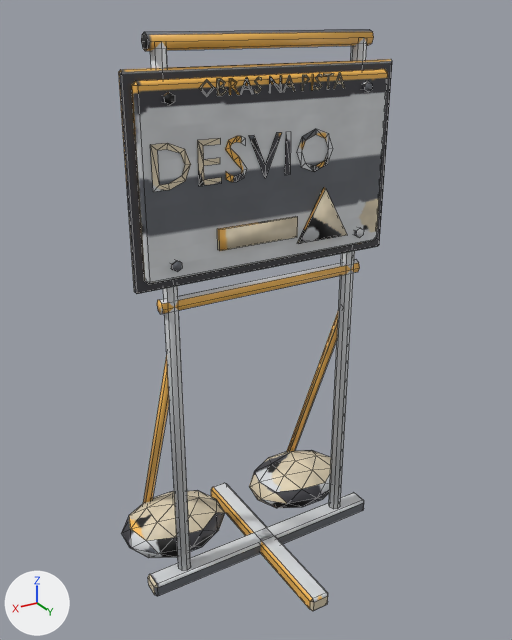
The FBX model unity/CheckoutSimulator/Assets/Resources/EventProps2/Obras_DetourSign.fbx as it was, and as the next commit left it.
Rendered twice from a 50 mm camera at (1.23, 1.99, 2.02) aimed at (0.02, -0.03, 1.01). The lights are fixed; the arrows at lower left show +X, +Y and +Z. The picture after the commit comes second. Mesh edges are drawn as thin lines. Where no turn or scale is listed for an object, it has been applied to the vertices.

The first picture shows 'Obras_DetourSign'.
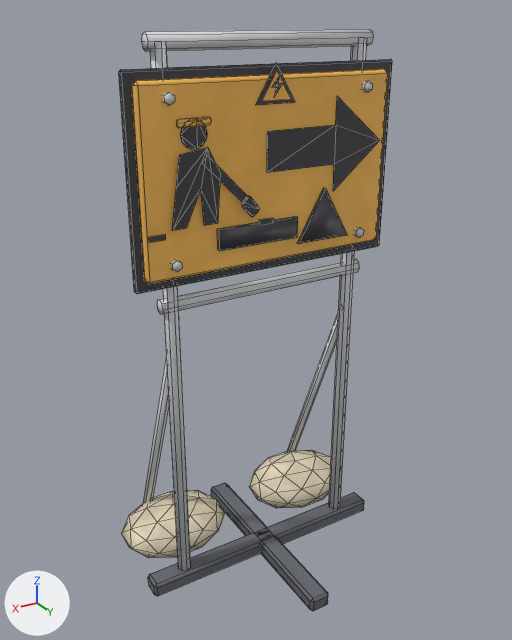
Pixel boxes [x1, y1, x2, y2] of what changed, in the pictures (512 x 640 px; the box of a moved part takes in the faces that stretch with it):
part 1 of me_cube_388, deleted
    before: [199, 73, 345, 96]
part 2 of me_cube_388, moved or reshaped
    before: [151, 73, 333, 192]
    after: [149, 63, 379, 243]
part 3 of me_cube_388, surface changed
    both: [119, 29, 392, 611]

Diff of the bpy script that builds the scene:
```diff
--- a/unity/CheckoutSimulator/Assets/Resources/EventProps2/Obras_DetourSign.fbx.py
+++ b/unity/CheckoutSimulator/Assets/Resources/EventProps2/Obras_DetourSign.fbx.py
@@ me_cube_388 @@
 # used by ob_obras_detoursign; location = (0.0, 0.0, 0.0)
-me_cube_388.from_pydata(...)  # 539 vertices, 556 faces; spans x -0.51..0.51, y -0.4..0.4, z 0.0..1.98
+me_cube_388.from_pydata(...)  # 424 vertices, 432 faces; spans x -0.51..0.51, y -0.4..0.4, z 0.0..1.98
+# me_cube_388 part 1: 10 loose pieces with 116 vertices, spanning x -0.27..0.26, y 0.06, z 1.8..1.85, are deleted
+# me_cube_388 part 2
+# 75 vertices are removed from x -0.23..0.42, y 0.06, z 1.54..1.85
+# 81 faces are deleted
+# 18 vertices move from x -0.2..0.37, y 0.06, z 1.54..1.85 to x -0.01..0.4, y 0.06..0.08, z 1.41..1.85
+# 76 vertices are added at x -0.43..0.45, y 0.06..0.08, z 1.39..1.89
+# 69 new faces join them
+# me_cube_388 part 3: 362 kept faces spanning x -0.51..0.51, y -0.4..0.4, z 0.0..1.98 get new texture (UV) coordinates
 me_cube_388.materials.append(mat_obras_detoursign_mat)
```
